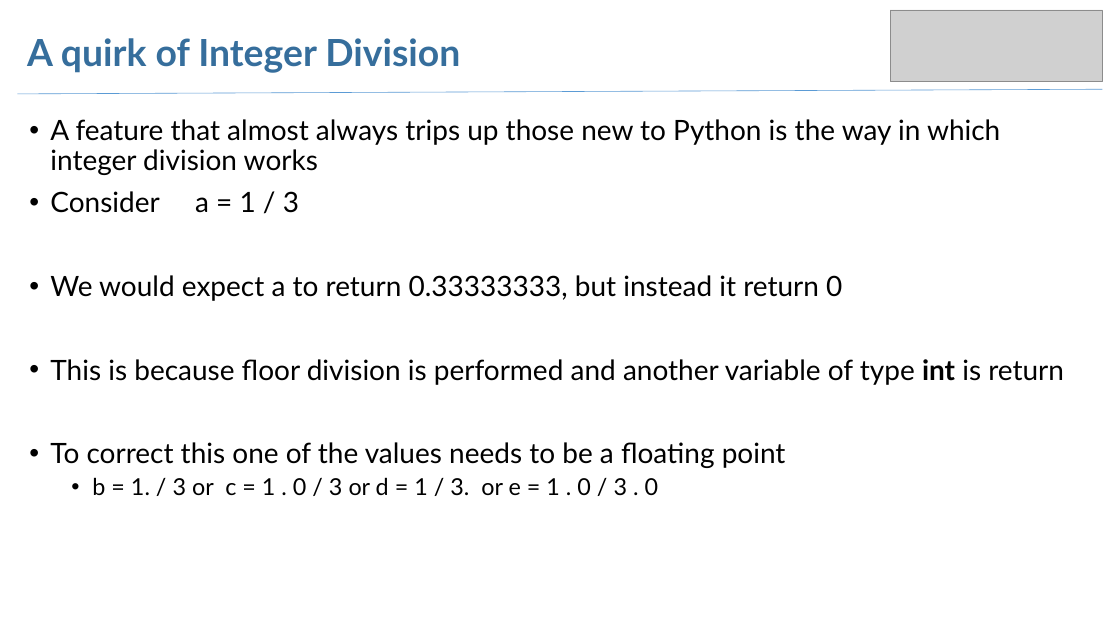
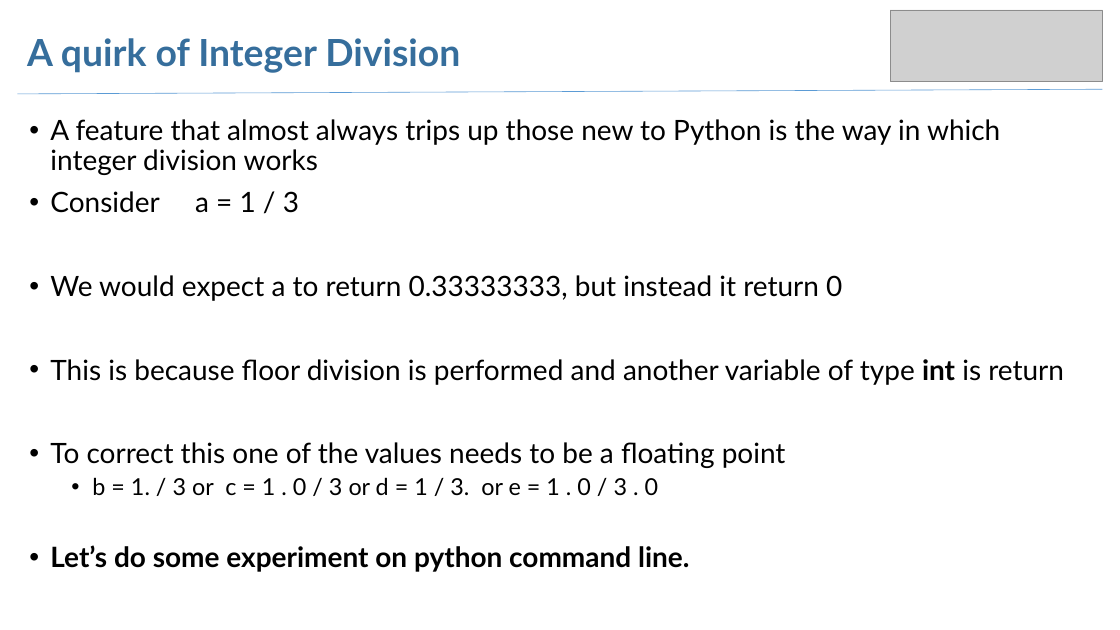
Before and after one commit to arjangvt/python-workshop, a slide deck: slide 30 of WorkshopSlides-Part1.pptx (slide 29 before the commit). Drawn at 1120x630 pixels with LibreOffice and Linux fonts; fonts in the diff are those of the drawing; grey boxes stand for pictures. Boxes give left, top, right and bottom in pixels: in the first picture for what was removed or moved away, otherwise in the second. Text is boxed around its words. In the diff, an @@ line names an element or a change of style, - is before the commit and + after.

```diff
--- a/WorkshopSlides-Part1.pptx
+++ b/WorkshopSlides-Part1.pptx
@@ text at [50, 545, 689, 572]: paragraph added @@
+• Let’s do some experiment on python command line.
```
Also in this commit, not shown: 4 other slides changed, 9 slides added, 1 other file.
